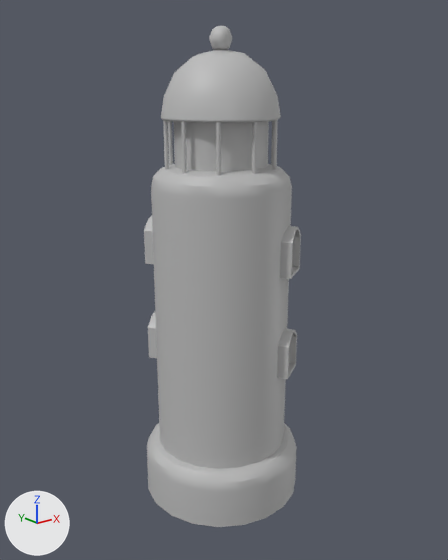
An edit to the FBX model Assets/GB_FBX/GB_Lighthouse_Minor_01.fbx, drawn before and after from the same camera.
Rendered twice from a camera (50 mm lens) standing at (2.4, -3.36, 3.37) and looking at (4.5, -0.74, 2.32). Arrows for +X, +Y and +Z are at lower left; the lights stay in place. Where no turn or scale is listed for an object, it has been applied to the vertices.

The older version as bpy lines, for what is in view:
```python
me_mesh = bpy.data.meshes.new('Mesh')
me_mesh.from_pydata(...)  # 1010 vertices, 1232 faces; spans x -0.46..0.46, y -0.46..0.46, z 0.0..2.63
me_mesh.materials.append(mat_lambert24)  # grey #bcbcbc
ob_polysurface160 = bpy.data.objects.new('polySurface160', me_mesh)
ob_polysurface160.location = (4.483, -0.73, 1.027)
```
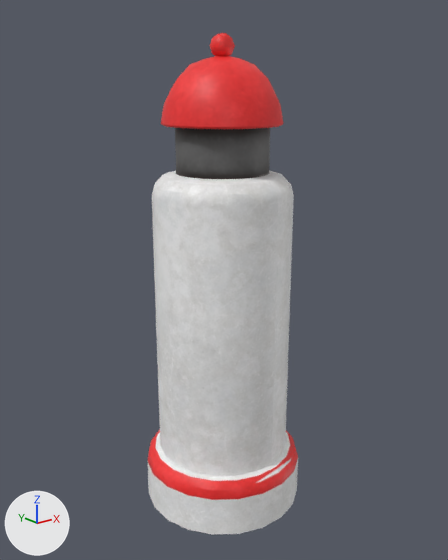
Pixel boxes (x1, y1, x2, y2) of what changed, in the pictures (448 x 560 px; the box of a moved part takes in the faces that stretch with it):
'polySurface160', reshaped, moved: before (144, 26, 301, 527); after (147, 33, 298, 535)
part 1 of me_mesh, moved or reshaped: before (161, 49, 281, 123); after (161, 56, 284, 129)
part 2 of me_mesh, moved or reshaped: before (151, 164, 292, 469); after (152, 171, 294, 476)
part 3 of me_mesh, moved or reshaped (not visible afterwards): before (144, 216, 154, 264)
part 4 of me_mesh, moved or reshaped: before (209, 26, 232, 50); after (210, 33, 235, 56)
part 5 of me_mesh, moved or reshaped: before (147, 423, 297, 527); after (147, 429, 298, 535)
part 6 of me_mesh, moved or reshaped (not visible afterwards): before (148, 311, 157, 358)
part 7 of me_mesh, moved or reshaped: before (174, 121, 269, 172); after (175, 128, 270, 179)
part 8 of me_mesh, deleted: before (163, 120, 301, 379)

The change in detail:
Picture 'lambert1_Base_color.png' (img_lambert1_base_color_png) is new.
Material 'lambert37' (mat_lambert37) is new.
Its texture is img_lambert1_base_color_png.
me_mesh is used by ob_polysurface160; location (4.483, -0.73, 1.027).
me_mesh had 1010 vertices, 1232 faces and spanned x -0.46..0.46, y -0.46..0.46, z 0.0..2.63.
me_mesh no longer uses material mat_lambert24 (grey #bcbcbc).
me_mesh now has 522 vertices, 568 faces and spans x -0.46..0.46, y -0.46..0.46, z -0.06..2.59.
me_mesh part 1: the loose piece of 146 vertices spanning x -0.31..0.31, y -0.31..0.31, z 2.17..2.52 is turned -22.7 degrees about the z axis through its middle and scaled by 1.01, then moved by (0.0, 0.0, -0.04), in mat_lambert37 (picture img_lambert1_base_color_png).
me_mesh part 2: the loose piece of 122 vertices spanning x -0.38..0.38, y -0.38..0.38, z 0.2..1.94 is turned -22.7 degrees about the z axis through its middle and scaled by 1.01, then moved by (0.0, 0.0, -0.06), in mat_lambert37 (picture img_lambert1_base_color_png).
me_mesh part 3: the loose piece of 34 vertices spanning x -0.3..-0.1, y 0.25..0.41, z 1.38..1.64 is turned -22.7 degrees about the z axis through its middle and scaled by 1.01, then moved by (0.14, 0.05, -0.05), in mat_lambert37 (picture img_lambert1_base_color_png).
me_mesh part 4: the loose piece of 42 vertices spanning x -0.06..0.06, y -0.06..0.06, z 2.51..2.63 is turned -22.7 degrees about the z axis through its middle and scaled by 1.01, then moved by (0.0, 0.0, -0.04), in mat_lambert37 (picture img_lambert1_base_color_png).
me_mesh part 5: the loose piece of 102 vertices spanning x -0.46..0.46, y -0.46..0.46, z 0.0..0.33 is turned -22.7 degrees about the z axis through its middle and scaled by 1.01, then moved by (0.0, 0.0, -0.06), in mat_lambert37 (picture img_lambert1_base_color_png).
me_mesh part 6: the loose piece of 34 vertices spanning x -0.3..-0.1, y 0.25..0.41, z 0.8..1.05 is turned -22.7 degrees about the z axis through its middle and scaled by 1.01, then moved by (0.14, 0.05, -0.06), in mat_lambert37 (picture img_lambert1_base_color_png).
me_mesh part 7: the loose piece of 42 vertices spanning x -0.25..0.25, y -0.25..0.25, z 1.8..2.18 is turned -22.7 degrees about the z axis through its middle and scaled by 1.01, then moved by (0.0, 0.0, -0.05), in mat_lambert37 (picture img_lambert1_base_color_png).
me_mesh part 8: 12 loose pieces with 488 vertices, spanning x -0.3..0.3, y -0.41..0.3, z 0.8..2.2, are deleted.
me_mesh now uses material mat_lambert37 (picture img_lambert1_base_color_png).
Object 'polySurface160' (ob_polysurface160) moves from (4.483, -0.73, 1.027) to (4.493, -0.73, 1.037).
